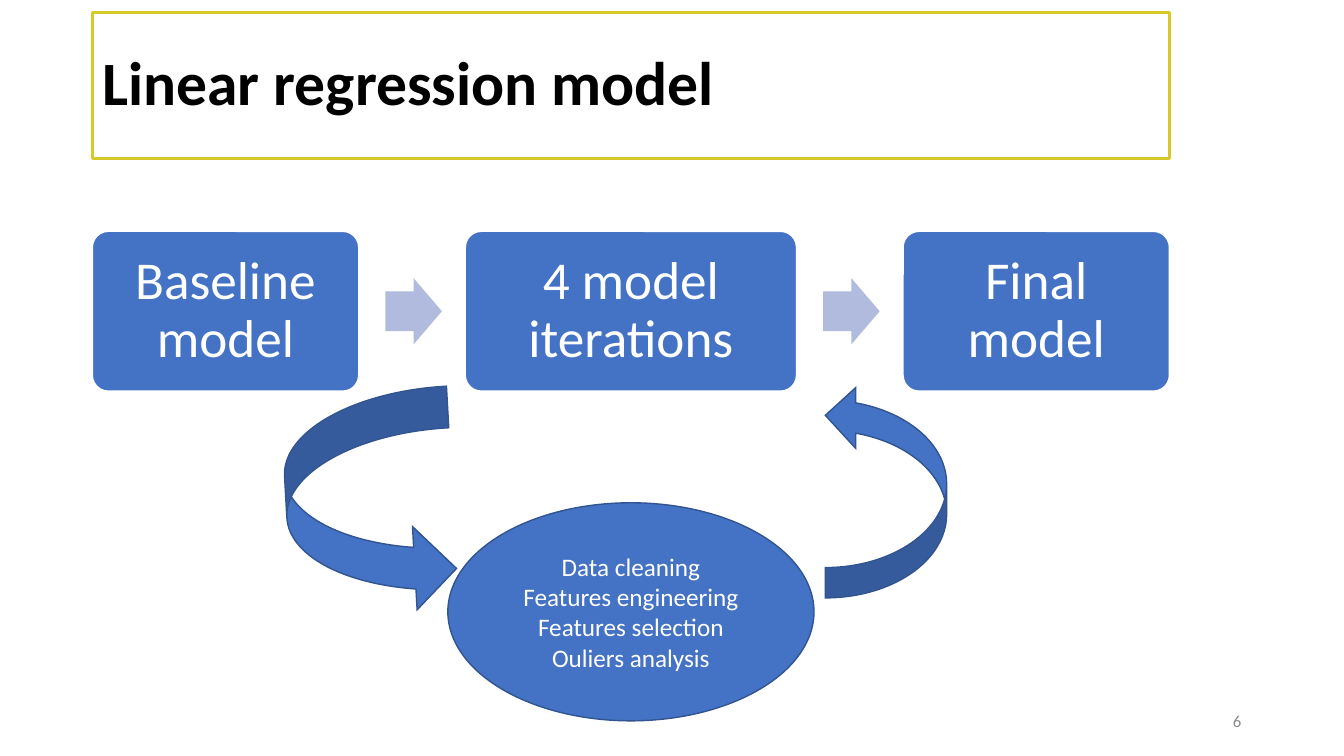
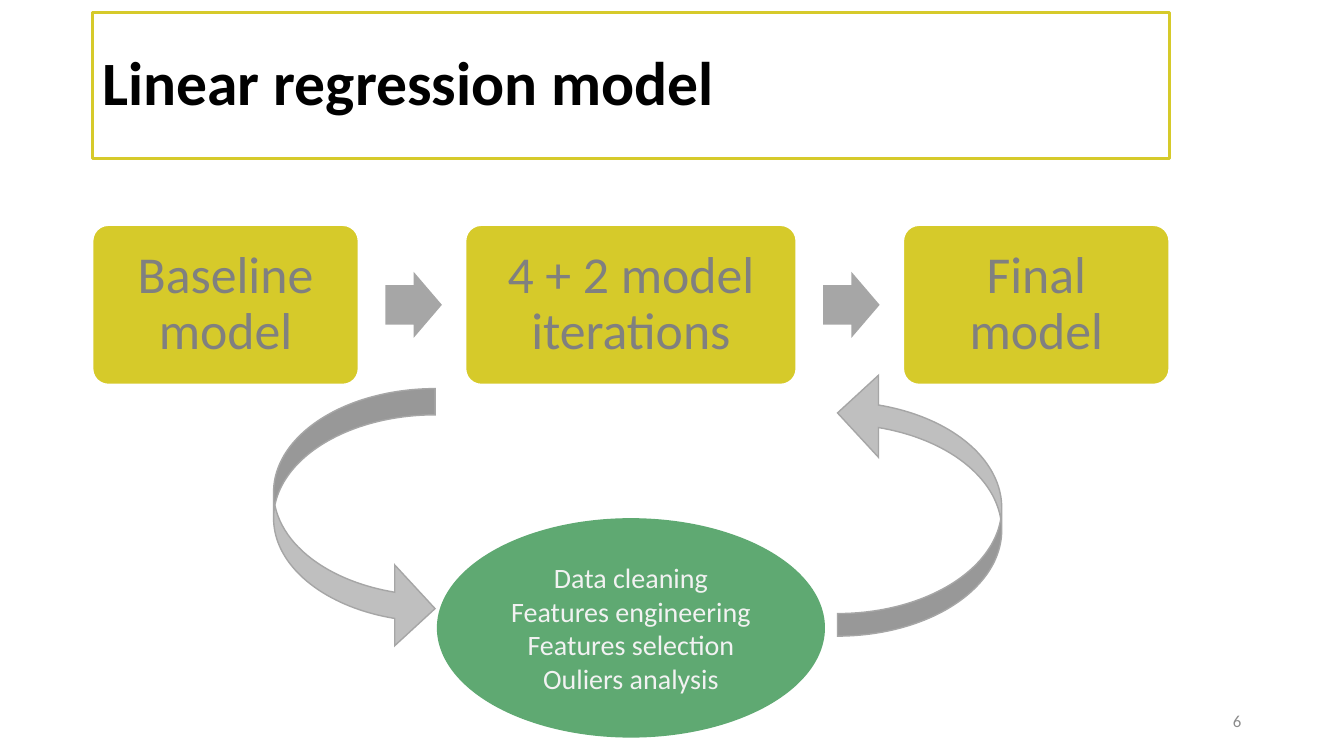
Before and after one commit to federicariva/MidbootcampProject, a slide deck: slide 6 of deliverables/Project_presentation.pptx. Drawn at 1344x756 pixels with LibreOffice and Linux fonts; fonts in the diff are those of the drawing; background and template pictures are left out. Boxes give left, top, right and bottom in pixels: in the first picture for what was removed or moved away, otherwise in the second. Text is boxed around its words. In the diff, an @@ line names an element or a change of style, - is before the commit and + after.

```diff
--- a/deliverables/Project_presentation.pptx
+++ b/deliverables/Project_presentation.pptx
@@ text "Baseline model" at [138, 257, 314, 349]: size 38 to 37 pt, text colour #FFFFFF to #808080 @@
@@ 3 rounded rectangles, 2 right arrows: place and size @@
-3 rounded rectangles, 2 right arrows at [93, 231, 1170, 391]
+3 rounded rectangles, 2 right arrows at [93, 225, 1170, 385]
@@ fill #4472C4 to #D6CA2A; outline #FFFFFF 1 pt to #FFFFFF 1.5 pt in 3 elements at [93, 225, 359, 385], [466, 225, 798, 385], [903, 225, 1170, 385] @@
@@ text "Final model" at [970, 257, 1103, 349]: size 38 to 37 pt, text colour #FFFFFF to #808080 @@
@@ text at [508, 257, 754, 349]: text changed; size 38 to 37 pt; text colour #FFFFFF to #808080 @@
-4 model iterations
+4 + 2 model iterations
@@ right arrow at [385, 272, 442, 339]: fill #B0BCDE to #A6A6A6 @@
@@ right arrow at [824, 272, 880, 339]: fill #B0BCDE to #A6A6A6 @@
@@ curved up arrow at [273, 389, 435, 649]: fill #4472C4 to #BFBFBF; outline #325491 1 pt to #A6A6A6 1 pt; proportions changed; rotation 86 to 90 degrees @@
@@ curved up arrow: place and size @@
-curved up arrow at [825, 385, 946, 597]
+curved up arrow at [837, 373, 1002, 637]
@@ curved up arrow at [837, 373, 1002, 637]: fill #4472C4 to #BFBFBF; outline #325491 1 pt to #A6A6A6 1 pt; proportions changed @@
@@ ellipse "Data cleaning": place and size @@
-ellipse "Data cleaning" at [448, 503, 814, 721]
+ellipse "Data cleaning" at [438, 519, 825, 737]
@@ ellipse "Data cleaning" at [438, 519, 825, 737]: size 18 to 20 pt, text colour #FFFFFF to #F2F2F2; fill #4472C4 to #5FA972; outline #325491 1 pt to #5FA972 1 pt @@
```
Also in this commit, not shown: 11 other slides changed, 1 slide removed, 1 other file.
